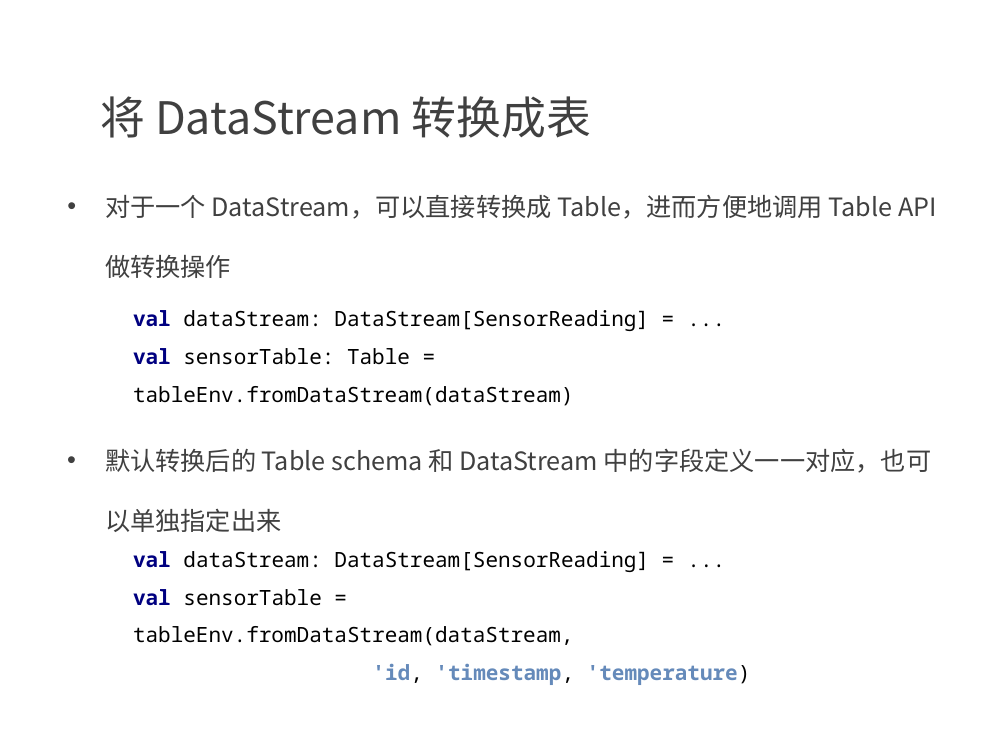
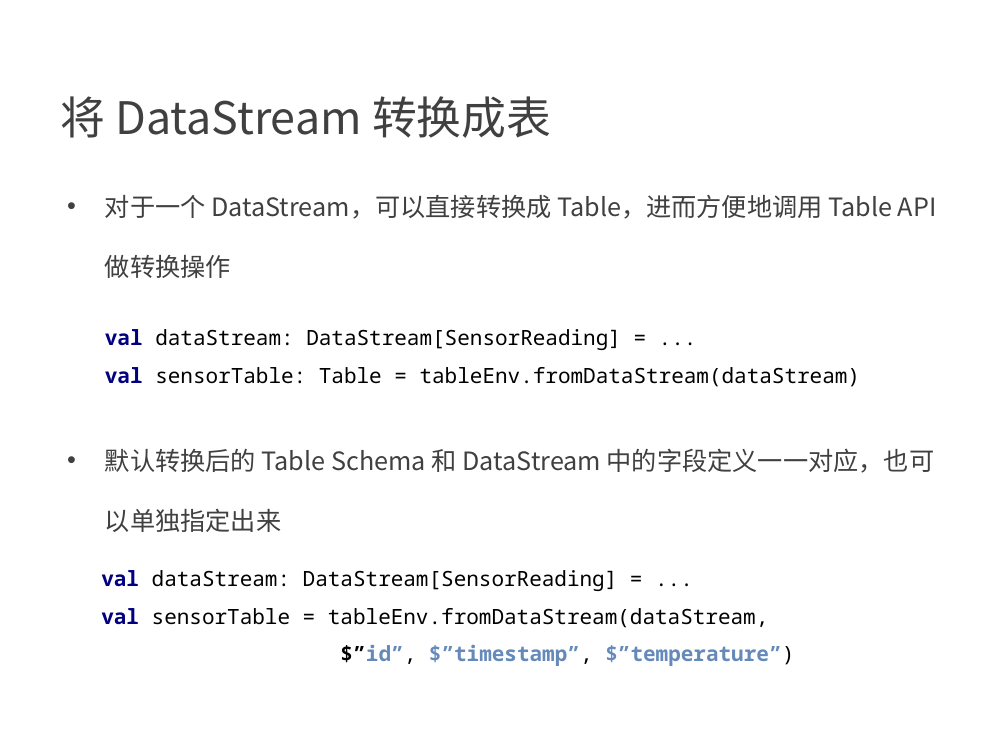
Before and after one commit to confucianzuoyuan/flink-tutorial, a slide deck: slide 11 of slides/9_Table API 和 Flink SQL.pptx (slide 12 before the commit). Drawn at 1008x756 pixels with LibreOffice and Linux fonts; fonts in the diff are those of the drawing; background and template pictures are left out. Boxes give left, top, right and bottom in pixels: in the first picture for what was removed or moved away, otherwise in the second. Text is boxed around its words. In the diff, an @@ line names an element or a change of style, - is before the commit and + after.

```diff
--- a/slides/9_Table API 和 Flink SQL.pptx
+++ b/slides/9_Table API 和 Flink SQL.pptx
@@ text "将 DataStream 转换成表" at [60, 96, 551, 138]: indent changed @@
@@ text "对于一个 DataStream，可以直接转换成 Table，进而方便地调用 Table API ..." at [105, 195, 937, 278]: indent changed @@
@@ text "val dataStream: DataStream[SensorReading] = ... ..." rewrapped from [133, 310, 649, 406] to [105, 329, 860, 387] @@
@@ text at [105, 448, 935, 532]: text changed @@
-• 默认转换后的 Table schema 和 DataStream 中的字段定义一一对应，也可以单独指定出来
+• 默认转换后的 Table Schema 和 DataStream 中的字段定义一一对应，也可以单独指定出来
@@ text "val dataStream: DataStream[SensorReading] = ... ...": place and size @@
-text "val dataStream: DataStream[SensorReading] = ... ..." at [133, 551, 751, 685]
+text "val dataStream: DataStream[SensorReading] = ... ..." at [101, 570, 794, 666]
@@ text at [340, 645, 794, 666]: text changed @@
-'id, 'timestamp, 'temperature)
+$”id”, $”timestamp”, $”temperature”)
```
Also in this commit, not shown: 55 other slides changed, 1 slide removed, 5 other files.
